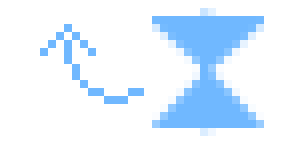
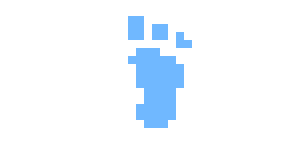
The second w=304, h=144 image is a revision of the first. Changes to its layers:
hid "Calque 1" over [152,8,264,136]
hid "paste anim copie 2" over [40,24,144,104]
added layer "back leg" in group "boutons" over [128,16,192,128]
